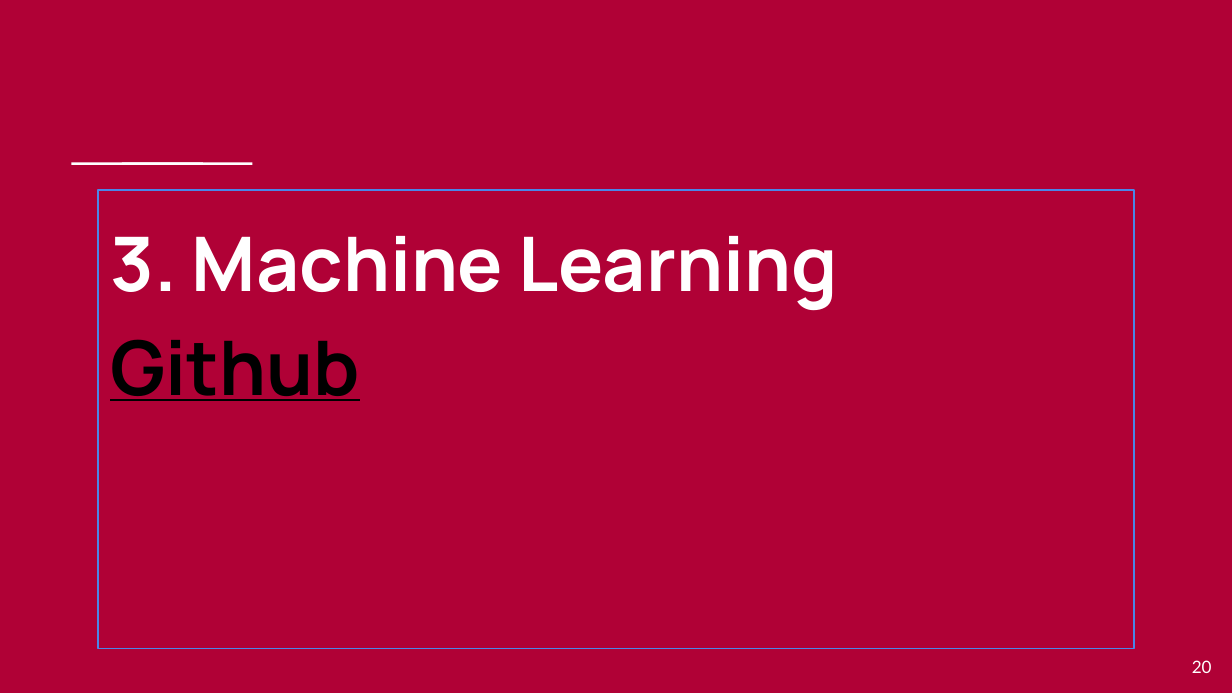
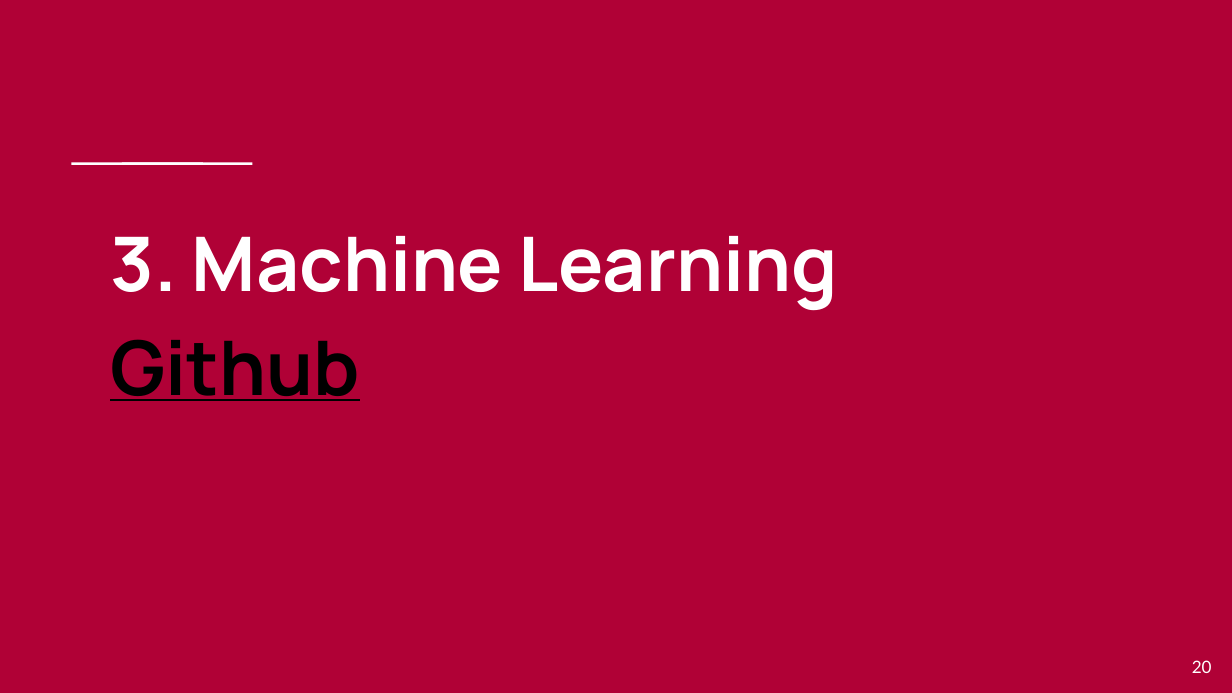
Before and after one commit to luca1308/Investigating_periods_of_increasing_interest_rates_for_the_S-P_1500, a slide deck: slide 20 of Investigating periods of increasing interest rates for the S&P 1500.pptx. Drawn at 1232x693 pixels with LibreOffice and Linux fonts; fonts in the diff are those of the drawing. Boxes give left, top, right and bottom in pixels: in the first picture for what was removed or moved away, otherwise in the second. Text is boxed around its words. In the diff, an @@ line names an element or a change of style, - is before the commit and + after.

Commit message:
update presentation

```diff
--- a/Investigating periods of increasing interest rates for the S&P 1500.pptx
+++ b/Investigating periods of increasing interest rates for the S&P 1500.pptx
@@ title "3. Machine Learning": place and size @@
-title "3. Machine Learning" at <box>99,190,1135,648</box>
+title "3. Machine Learning" at <box>110,236,838,401</box>
@@ title "3. Machine Learning" at <box>110,236,838,401</box>: outline #4A86E8 0.75 pt to none @@
```
Also in this commit, not shown: 1 other file.
